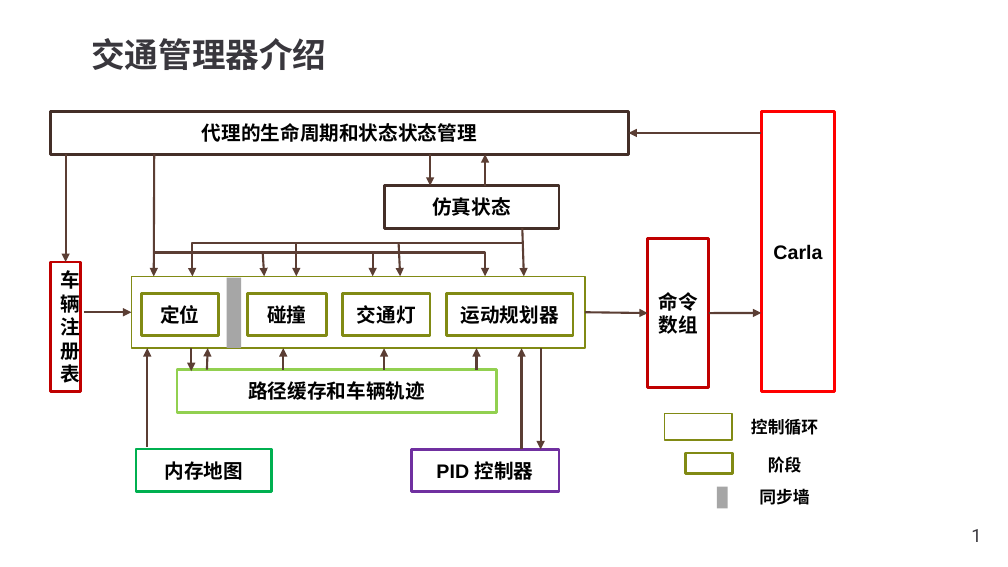
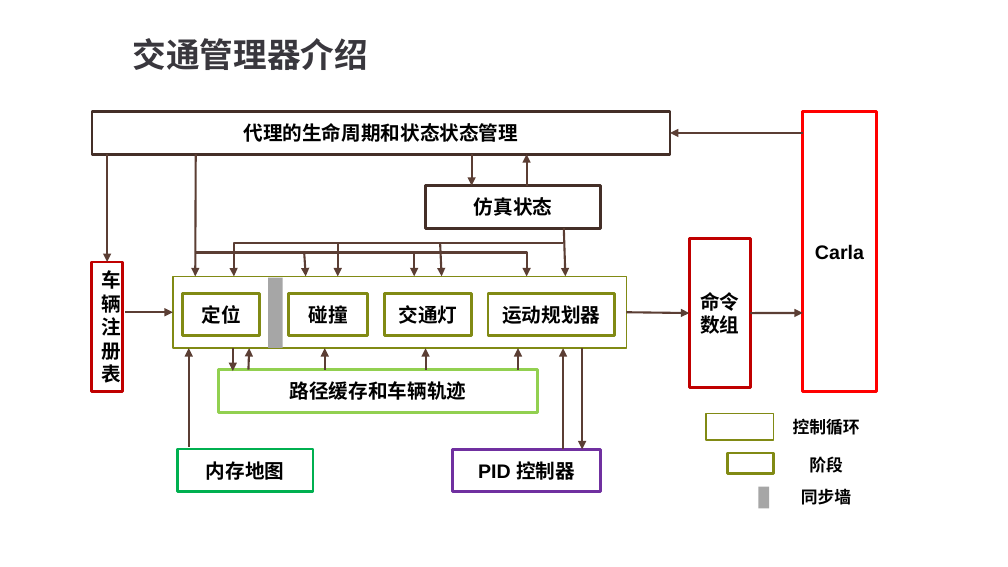
Before and after one commit to OpenHUTB/carla_doc, a slide deck: slide 1 of img/Carla.pptx. Drawn at 1008x567 pixels with LibreOffice and Linux fonts; fonts in the diff are those of the drawing. Boxes give left, top, right and bottom in pixels: in the first picture for what was removed or moved away, otherwise in the second. Text is boxed around its words. In the diff, an @@ line names an element or a change of style, - is before the commit and + after.

```diff
--- a/img/Carla.pptx
+++ b/img/Carla.pptx
@@ 20 arrows, 19 rectangles, 2 elbow arrows, 1 title, 1 text: place and size @@
-20 arrows, 19 rectangles, 2 elbow arrows, 1 title, 1 text at [50,38,835,509]
+20 arrows, 19 rectangles, 2 elbow arrows, 1 title, 1 text at [92,38,876,509]
@@ arrow moved from (540, 348) - (540, 450) to (583, 348) - (583, 450) @@
@@ page number removed at [971,529,981,542] @@
-1
```
Also in this commit, not shown: 1 other slide changed, 2 slides added, 32 other files.
